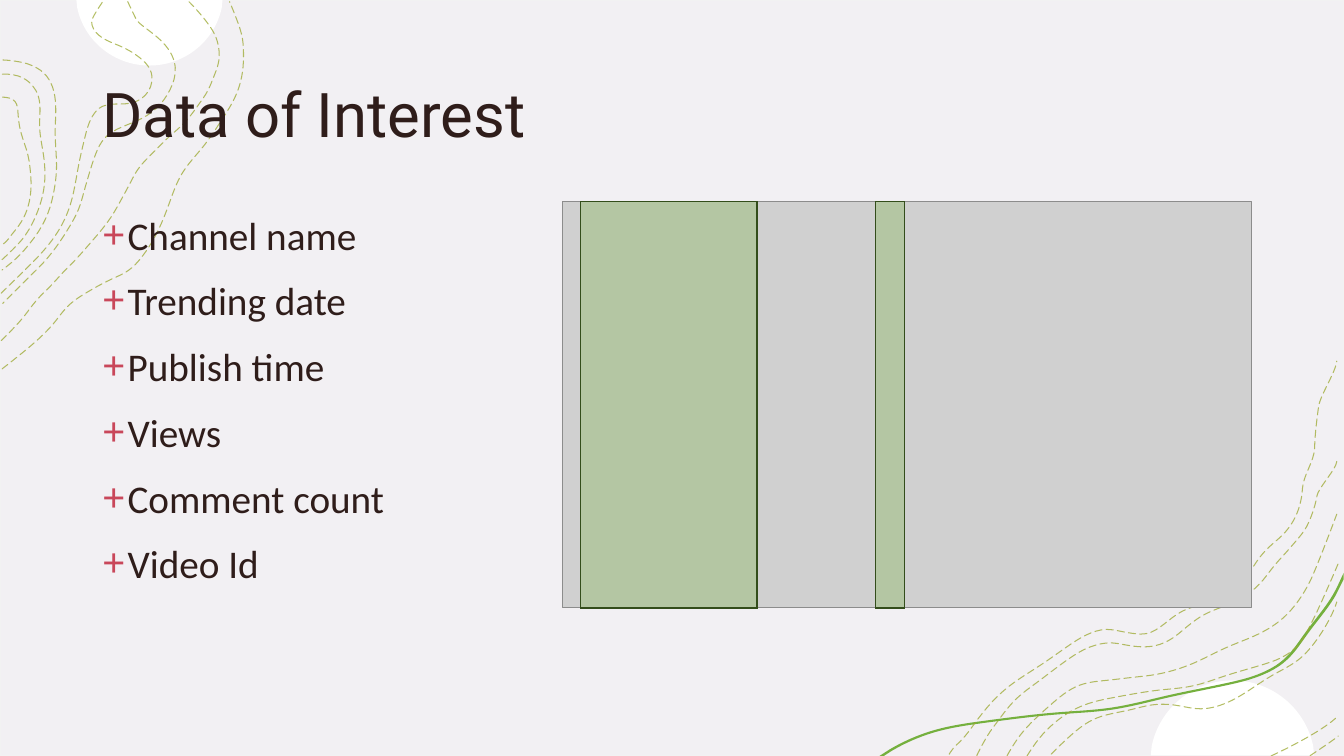
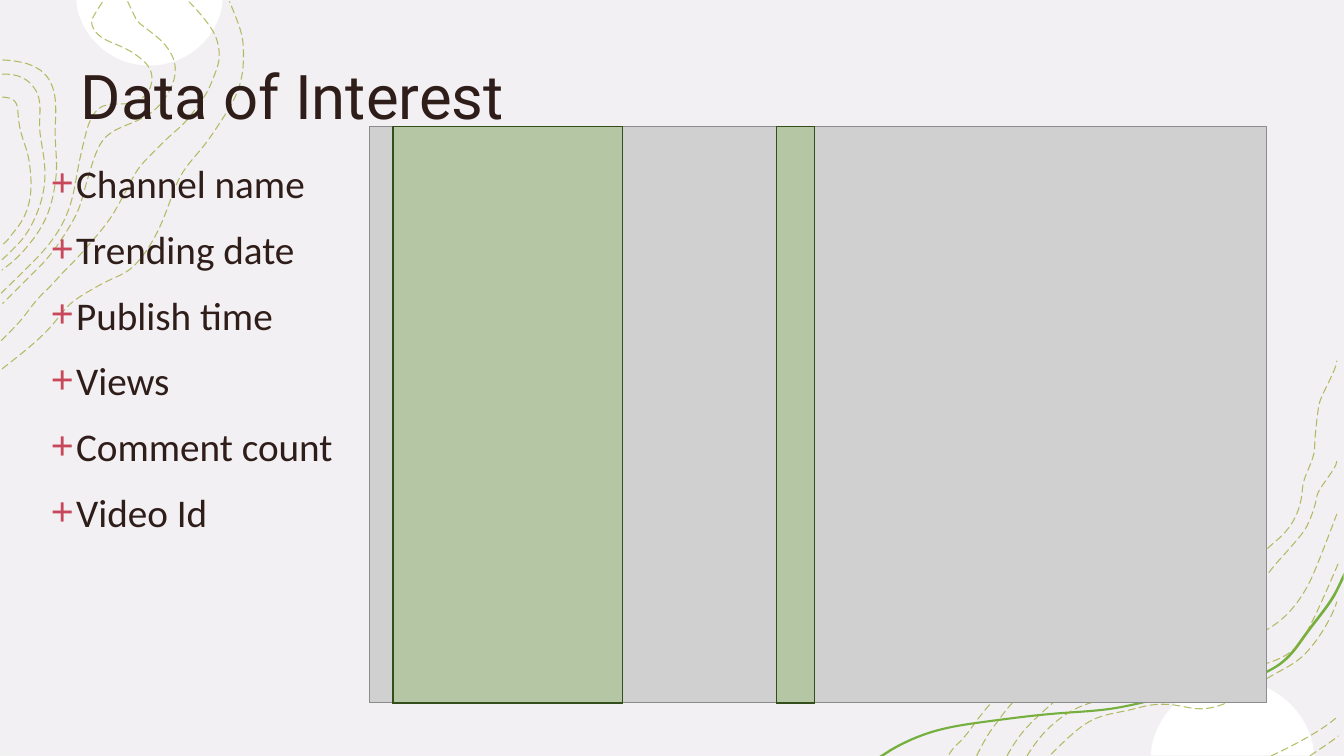
Before and after one commit to tralinde/tralinde_EDA_group_presentation, a slide deck: slide 4 of ppt/Youtube Analytics from 2011 in the U.pptx. Drawn at 1344x756 pixels with LibreOffice and Linux fonts; fonts in the diff are those of the drawing; grey boxes stand for pictures. Boxes give left, top, right and bottom in pixels: in the first picture for what was removed or moved away, otherwise in the second. Text is boxed around its words. In the diff, an @@ line names an element or a change of style, - is before the commit and + after.

```diff
--- a/ppt/Youtube Analytics from 2011 in the U.pptx
+++ b/ppt/Youtube Analytics from 2011 in the U.pptx
@@ title "Data of Interest": place and size @@
-title "Data of Interest" at [102, 81, 525, 152]
+title "Data of Interest" at [81, 63, 503, 134]
@@ picture: place and size @@
-picture at [563, 202, 1251, 608]
+picture at [370, 127, 1266, 704]
@@ rectangle: place and size @@
-rectangle at [581, 202, 757, 608]
+rectangle at [393, 127, 623, 704]
@@ rectangle: place and size @@
-rectangle at [875, 202, 904, 608]
+rectangle at [777, 127, 815, 704]
@@ text "Channel name" rewrapped from [128, 220, 384, 579] to [76, 165, 333, 528] @@
```
Also in this commit, not shown: 2 other slides changed.
